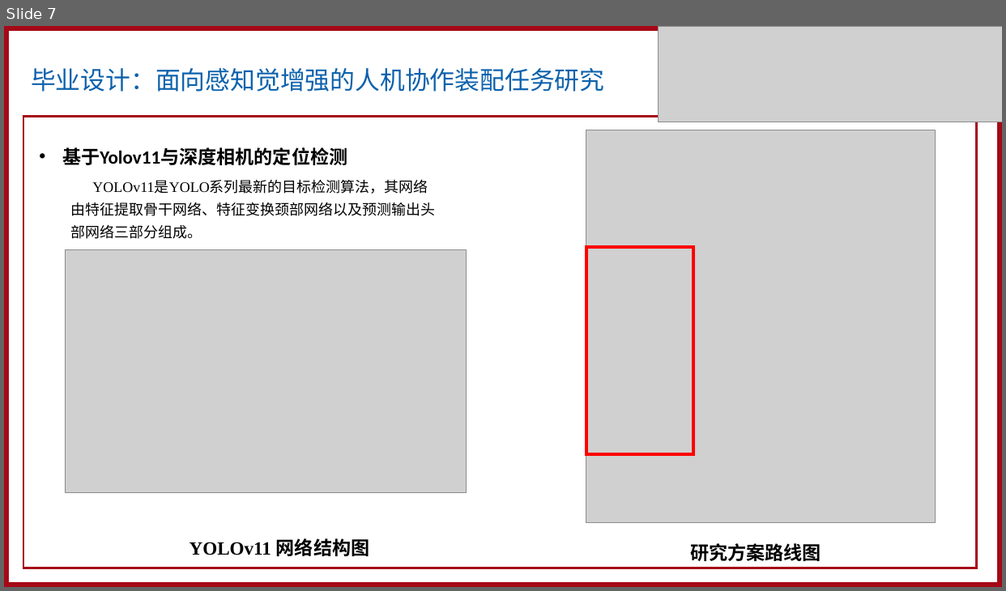
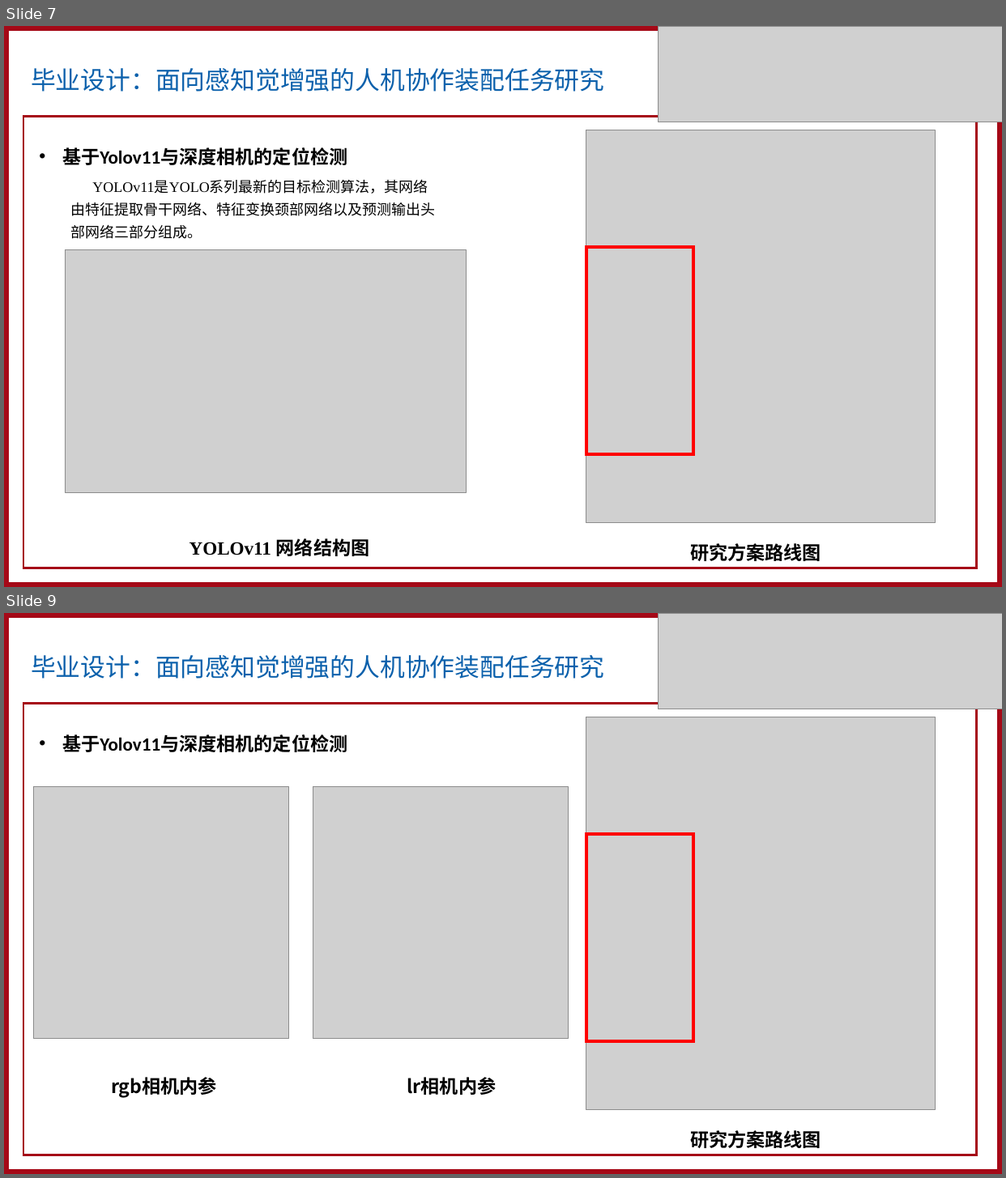
Before and after one commit to Nackustb/Nack-graduation-project, a slide deck: 汇报PPT/桂宝山4.9.pptx. Shown one above the other, each under a label of ours: slide 7 before the commit, slides 7 and 9 after it; the slides between them are not shown. The pictures are 1006x591 and 1006x1178 pixels, drawn with LibreOffice and Linux fonts; fonts in the diff are those of the drawing; grey boxes stand for pictures. Boxes give left, top, right and bottom in pixels: in the first picture for what was removed or moved away, otherwise in the second. Text is boxed around its words. In the diff, an @@ line names an element or a change of style, - is before the commit and + after.

```diff
--- a/汇报PPT/桂宝山4.9.pptx
+++ b/汇报PPT/桂宝山4.9.pptx
@@ slide 9 added at (x1=4, y1=613, x2=1002, y2=1174), background #FFFFFF @@
@@ rectangle added at (x1=4, y1=613, x2=1002, y2=1174), outline #A50917 9.25 pt @@
@@ picture added at (x1=658, y1=613, x2=1002, y2=709) @@
@@ text added at (x1=31, y1=655, x2=604, y2=679), 24 pt, text #0C61AC @@
+毕业设计：面向感知觉增强的人机协作装配任务研究
@@ rounded rectangle added at (x1=23, y1=704, x2=977, y2=1156), outline #A50917 2 pt @@
@@ picture added at (x1=586, y1=717, x2=936, y2=1110) @@
@@ text added at (x1=62, y1=735, x2=347, y2=752), 18 pt, text #000000, bold @@
+• 基于Yolov11与深度相机的定位检测
@@ rectangle added at (x1=586, y1=835, x2=694, y2=1042), outline #FF0000 3 pt @@
@@ group added at (x1=34, y1=786, x2=568, y2=1097): 2 pictures, 2 texts @@
+rgb相机内参
+lr相机内参
@@ text added at (x1=690, y1=1131, x2=821, y2=1148), 18 pt, text #000000, bold @@
+研究方案路线图
```
Also in this commit, not shown: 1 slide changed, 1 other slide added.
